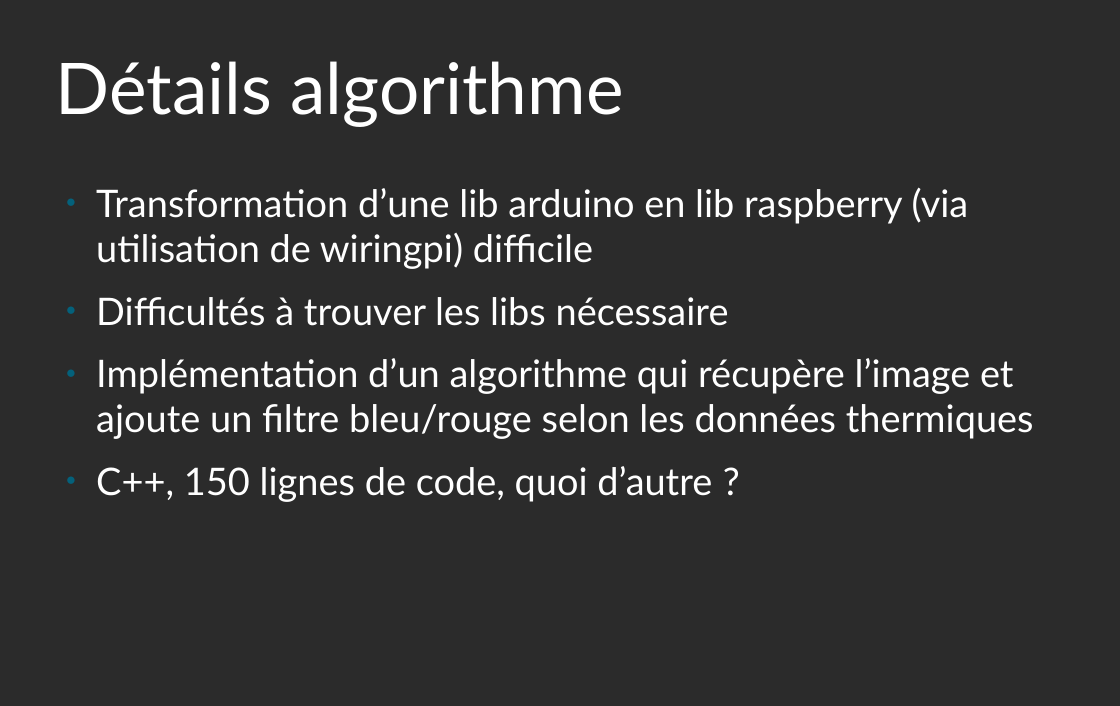
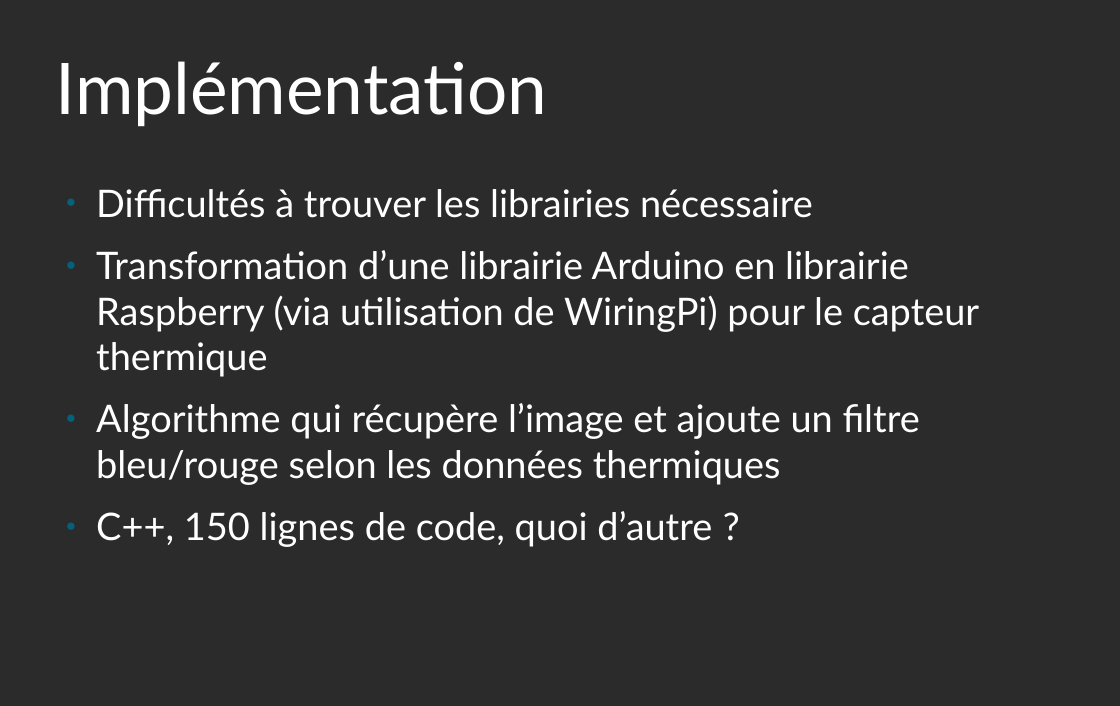
Before and after one commit to yannou38/ImageFusion, a slide deck: slide 3 of presM2M.odp. Drawn at 1120x706 pixels with LibreOffice and Linux fonts; fonts in the diff are those of the drawing; background and template pictures are left out; a plain dark background stands for a picture behind light text. Boxes give left, top, right and bottom in pixels: in the first picture for what was removed or moved away, otherwise in the second. Text is boxed around its words. In the diff, an @@ line names an element or a change of style, - is before the commit and + after.

```diff
--- a/presM2M.odp
+++ b/presM2M.odp
@@ title at (56, 61, 548, 127): text changed @@
-Détails algorithme
+Implémentation
@@ text at (96, 189, 979, 485): text changed @@
-● Transformation d’une lib arduino en lib raspberry (via utilisation de wiringpi) difficile
-● Difficultés à trouver les libs nécessaire
-● Implémentation d’un algorithme qui récupère l’image et ajoute un filtre bleu/rouge selon les données thermiques
+● Difficultés à trouver les librairies nécessaire
+● Transformation d’une librairie Arduino en librairie Raspberry (via utilisation de WiringPi) pour le capteur thermique
+● Algorithme qui récupère l’image et ajoute un filtre bleu/rouge selon les données thermiques
```
Also in this commit, not shown: 2 other slides changed.
